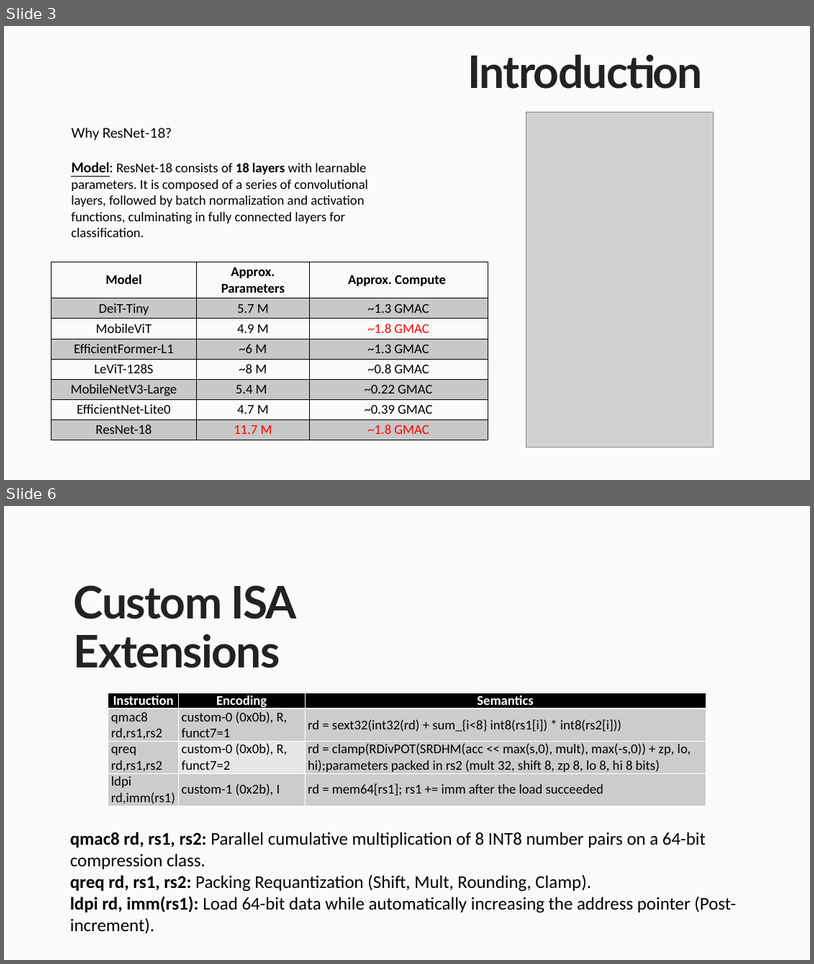
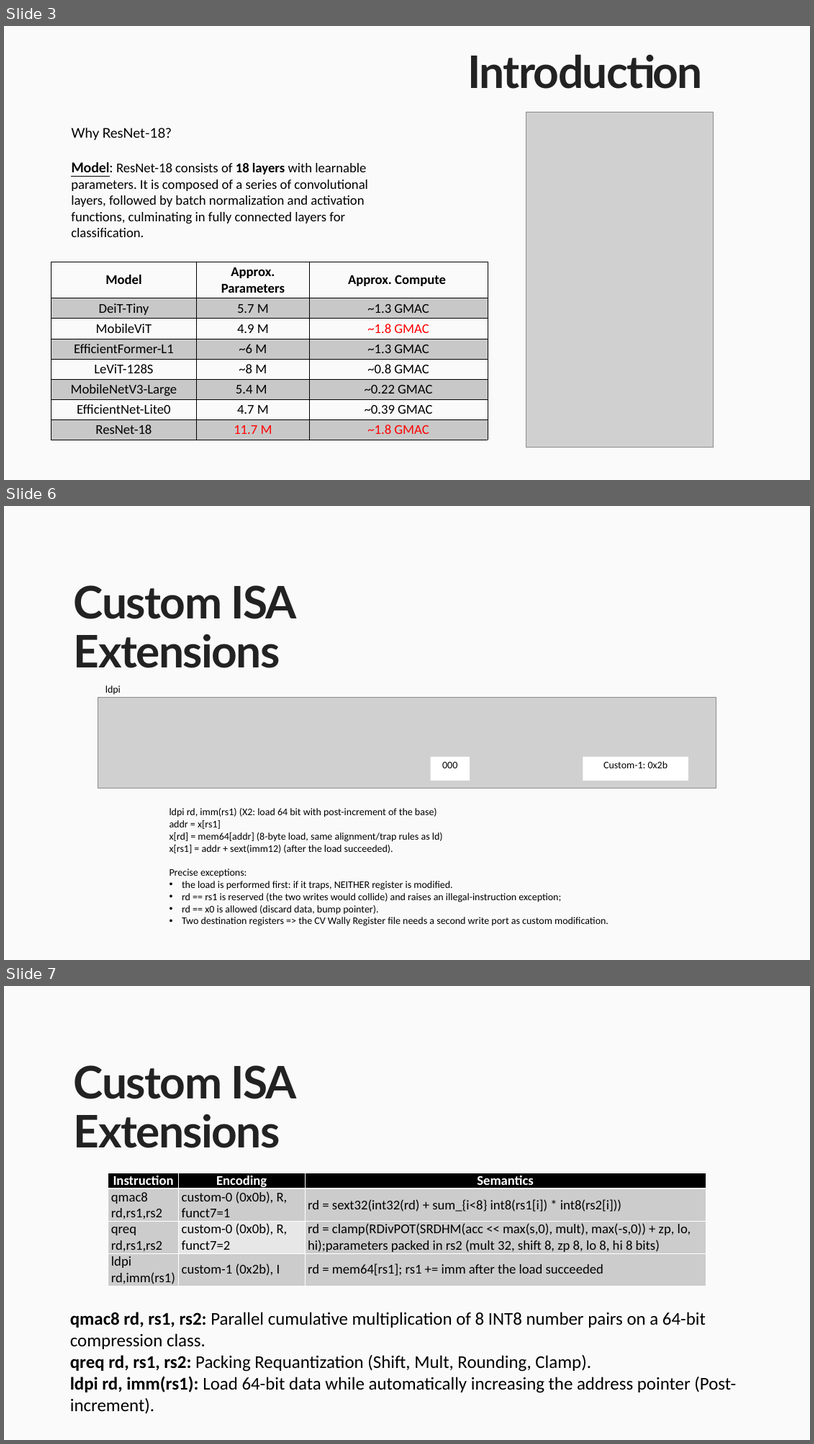
Before and after one commit to Thanatos-9490/RV64IMC_neural_network_acceleration, a slide deck: 114165502_潘公維謙.pptx. Shown one above the other, each under a label of ours: slides 3 and 6 before the commit, slides 3, 6 and 7 after it; the slides between them are not shown. The pictures are 814x964 and 814x1444 pixels, drawn with LibreOffice and Linux fonts; fonts in the diff are those of the drawing; grey boxes stand for pictures. Boxes give left, top, right and bottom in pixels: in the first picture for what was removed or moved away, otherwise in the second. Text is boxed around its words. In the diff, an @@ line names an element or a change of style, - is before the commit and + after.

```diff
--- a/114165502_潘公維謙.pptx
+++ b/114165502_潘公維謙.pptx
@@ slide 6 added at bbox=[4, 506, 810, 960], background #FAFAFA @@
@@ text added at bbox=[74, 585, 297, 668], 80 pt, text #222222, bold @@
+Custom ISA Extensions
@@ group added at bbox=[98, 685, 717, 926]: 2 rectangles, 2 texts, 1 picture @@
+000
+Custom-1: 0x2b
+ldpi rd, imm(rs1) (X2: load 64 bit with post-increment of the base)
+addr = x[rs1]
+x[rd] = mem64[addr] (8-byte load, same alignment/trap rules as ld)
+x[rs1] = addr + sext(imm12) (after the load succeeded).
+Precise exceptions:
+• the load is performed first: if it traps, NEITHER register is modified.
+• rd == rs1 is reserved (the two writes would collide) and raises an illegal-instruction exception;
+• rd == x0 is allowed (discard data, bump pointer).
+• Two destination registers => the CV Wally Register file needs a second write port as custom modification.
+ldpi
@@ what was slide 6 is now slide 7 @@
```
Also in this commit, not shown: 3 slides changed, 2 other slides added.
